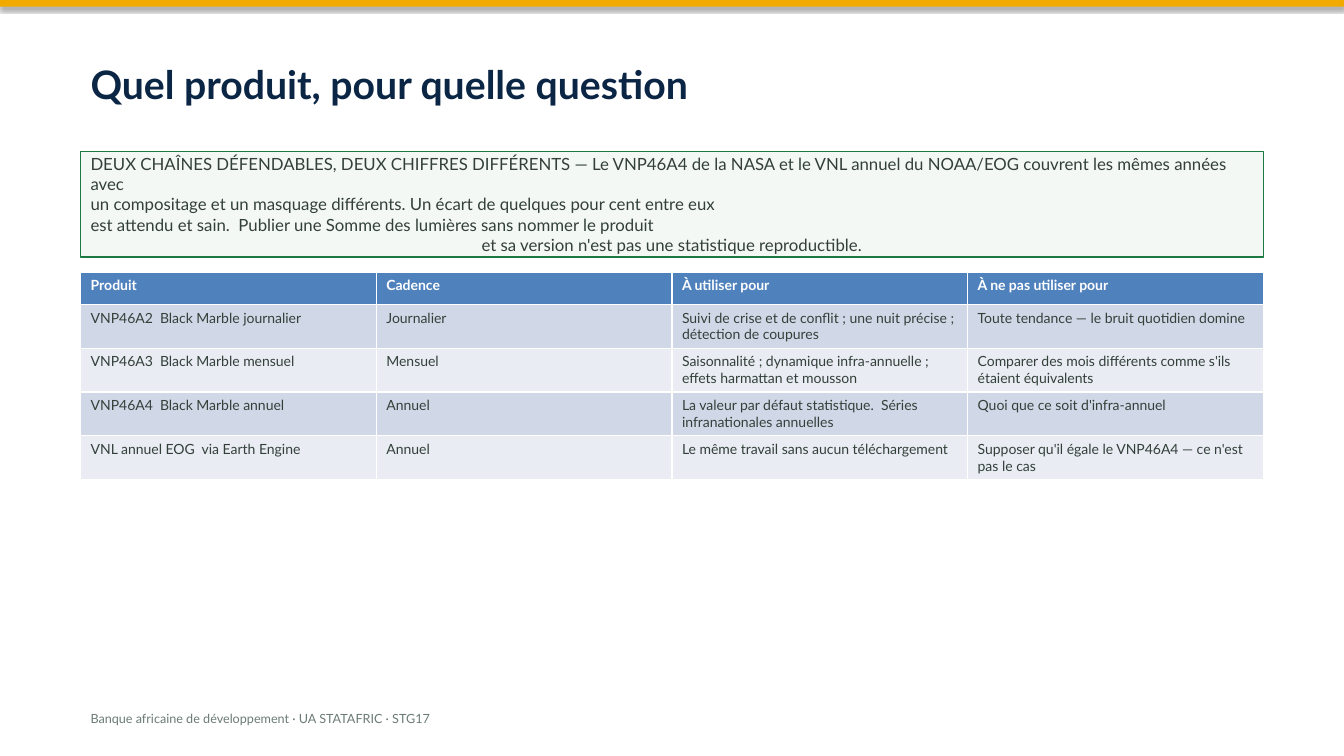
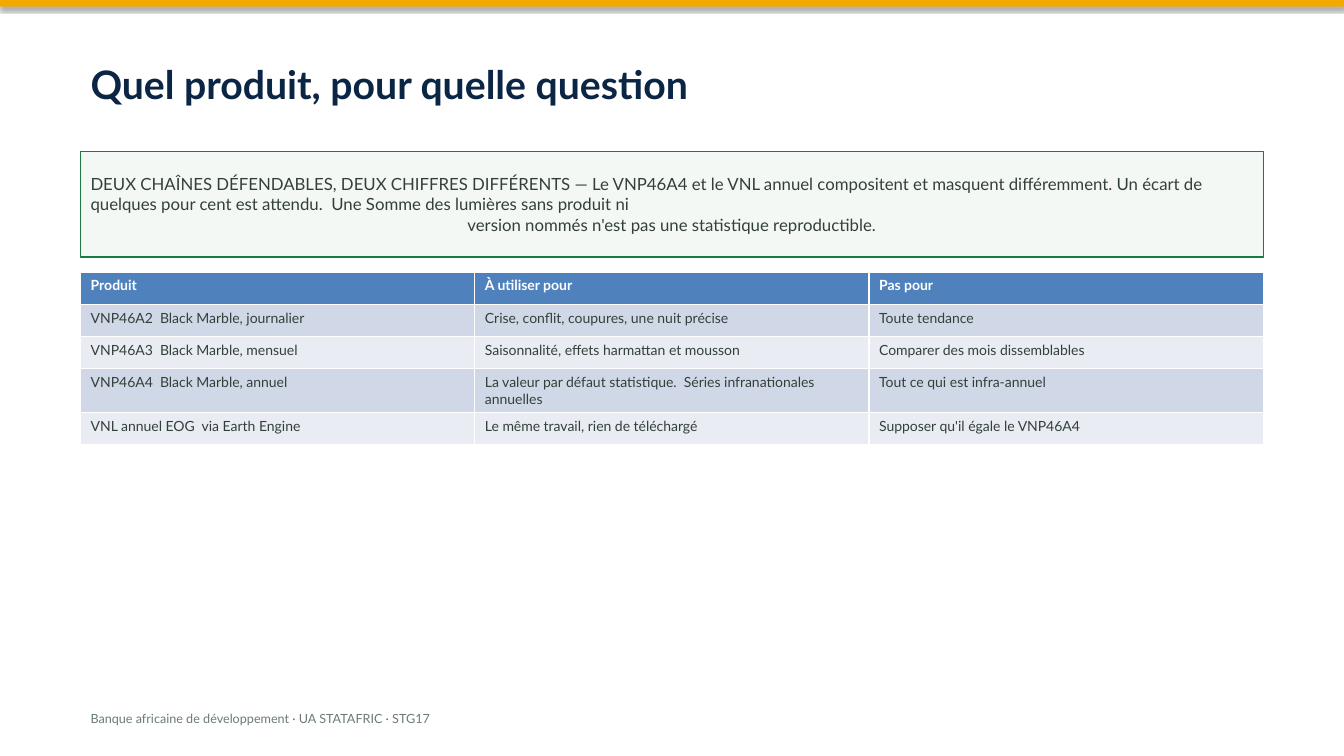
Before and after one commit to datainnov4africa-web/stg17-workshop, a slide deck: slide 8 of docs/slides/pptx/08-ntl-what-darkness-tells-us-fr.pptx (slide 6 before the commit). Drawn at 1344x756 pixels with LibreOffice and Linux fonts; fonts in the diff are those of the drawing. Boxes give left, top, right and bottom in pixels: in the first picture for what was removed or moved away, otherwise in the second. Text is boxed around its words. In the diff, an @@ line names an element or a change of style, - is before the commit and + after.

```diff
--- a/docs/slides/pptx/08-ntl-what-darkness-tells-us-fr.pptx
+++ b/docs/slides/pptx/08-ntl-what-darkness-tells-us-fr.pptx
@@ text in rectangle at box(91, 176, 1202, 234): text changed @@
-DEUX CHAÎNES DÉFENDABLES, DEUX CHIFFRES DIFFÉRENTS — Le VNP46A4 de la NASA et le VNL annuel du NOAA/EOG couvrent les mêmes années avec
-un compositage et un masquage différents. Un écart de quelques pour cent entre eux
-est attendu et sain. Publier une Somme des lumières sans nommer le produit
-et sa version n'est pas une statistique reproductible.
+DEUX CHAÎNES DÉFENDABLES, DEUX CHIFFRES DIFFÉRENTS — Le VNP46A4 et le VNL annuel compositent et masquent différemment. Un écart de
+quelques pour cent est attendu. Une Somme des lumières sans produit ni
+version nommés n'est pas une statistique reproductible.
@@ table at box(81, 272, 1263, 438) @@
-column 1: Produit | VNP46A2 Black Marble journalier | VNP46A3 Black Marble mensuel | VNP46A4 Black Marble annuel | VNL annuel EOG via Earth Engine
-column 2: Cadence | Journalier | Mensuel | Annuel | Annuel
-column 3: À utiliser pour | Suivi de crise et de conflit ; une nuit précise ; détection de coupures | Saisonnalité ; dynamique infra-annuelle ; effets harmattan et mousson | La valeur par défaut statistique. Séries infranationales annuelles | Le même travail sans aucun téléchargement
-column 4: À ne pas utiliser pour | Toute tendance — le bruit quotidien domine | Comparer des mois différents comme s'ils étaient équivalents | Quoi que ce soit d'infra-annuel | Supposer qu'il égale le VNP46A4 — ce n'est pas le cas
+column 1: Produit | VNP46A2 Black Marble, journalier | VNP46A3 Black Marble, mensuel | VNP46A4 Black Marble, annuel | VNL annuel EOG via Earth Engine
+column 2: À utiliser pour | Crise, conflit, coupures, une nuit précise | Saisonnalité, effets harmattan et mousson | La valeur par défaut statistique. Séries infranationales annuelles | Le même travail, rien de téléchargé
+column 3: Pas pour | Toute tendance | Comparer des mois dissemblables | Tout ce qui est infra-annuel | Supposer qu'il égale le VNP46A4
```
Also in this commit, not shown: 11 other slides changed, 3 slides added, 11 other files.
